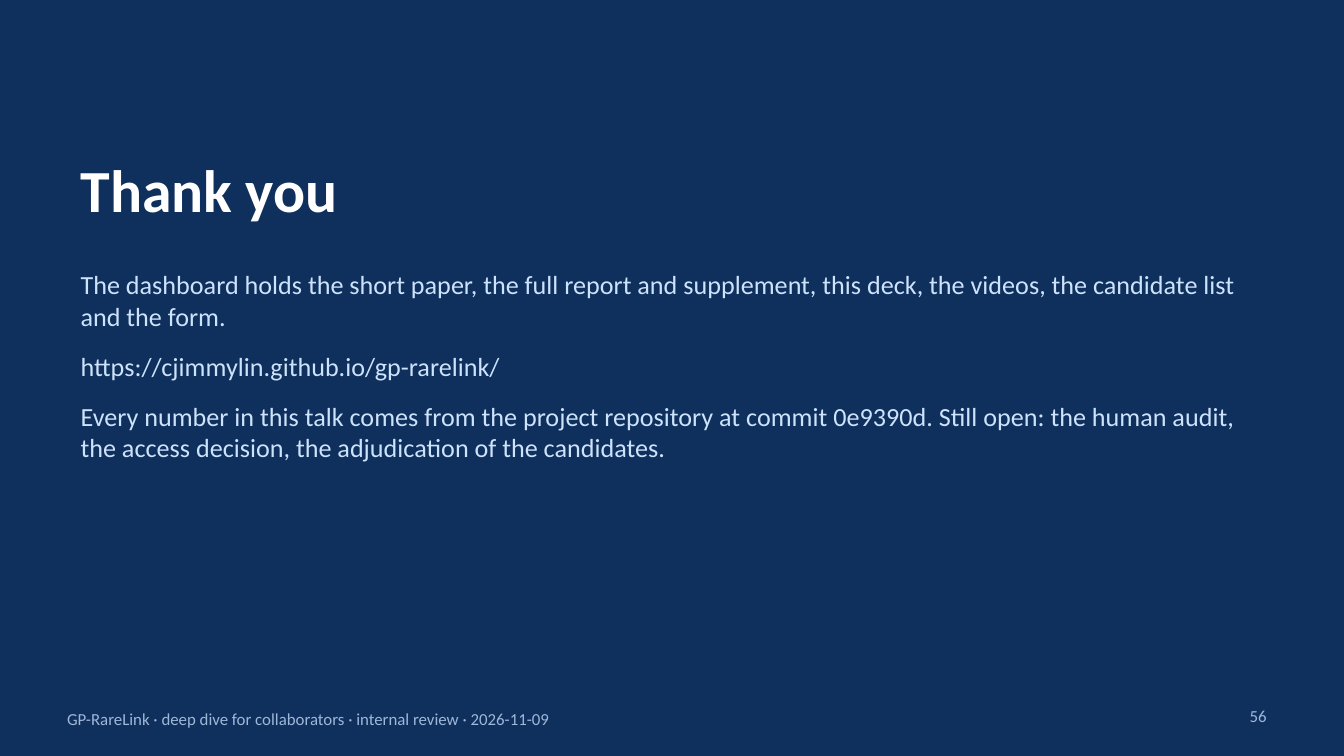
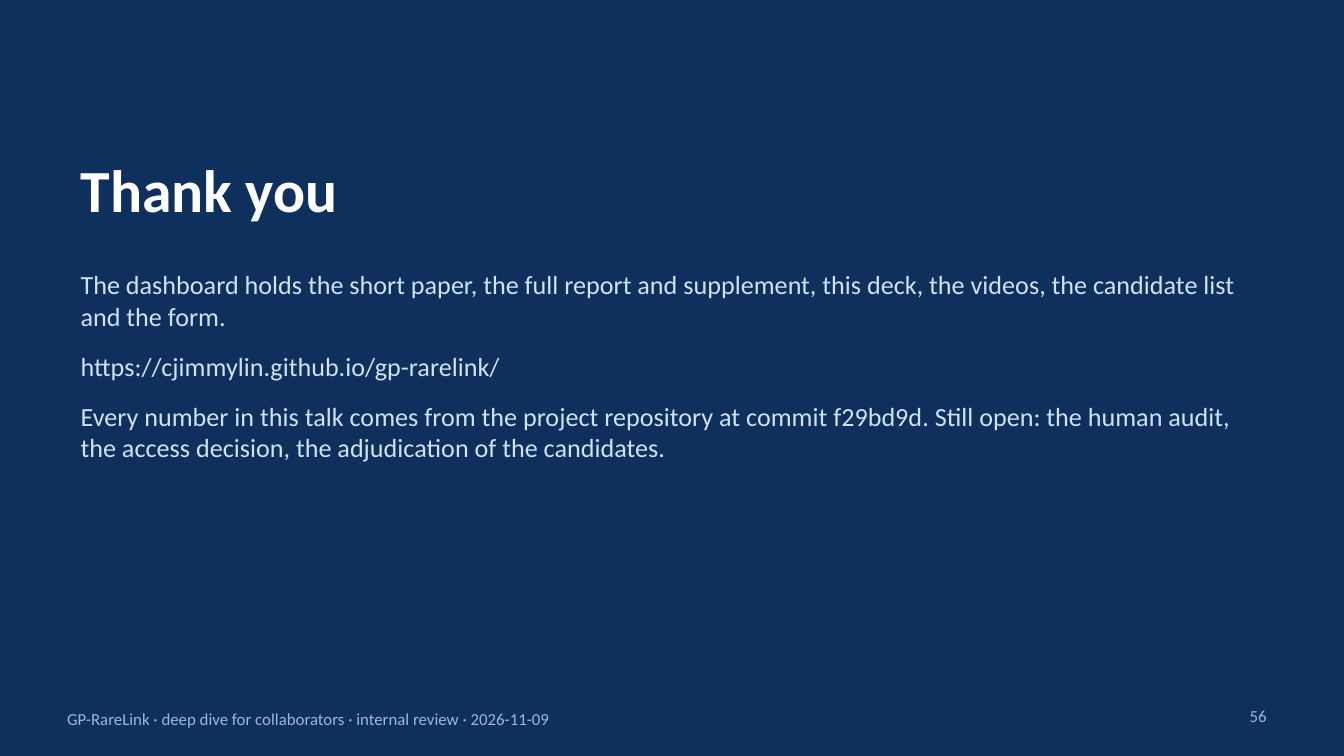
Before and after one commit to cjimmylin/gp-rarelink, a slide deck: slide 56 of reports/deck/gp_rarelink_deep_dive.pptx. Drawn at 1344x756 pixels with LibreOffice and Linux fonts; fonts in the diff are those of the drawing. Boxes give left, top, right and bottom in pixels: in the first picture for what was removed or moved away, otherwise in the second. Text is boxed around its words. In the diff, an @@ line names an element or a change of style, - is before the commit and + after.

```diff
--- a/reports/deck/gp_rarelink_deep_dive.pptx
+++ b/reports/deck/gp_rarelink_deep_dive.pptx
@@ text at (81, 408, 1229, 462): text changed @@
-Every number in this talk comes from the project repository at commit 0e9390d. Still open: the human audit, the access decision, the adjudication of the candidates.
+Every number in this talk comes from the project repository at commit f29bd9d. Still open: the human audit, the access decision, the adjudication of the candidates.
```
Also in this commit, not shown: 1 other slide changed, 4 other files.
